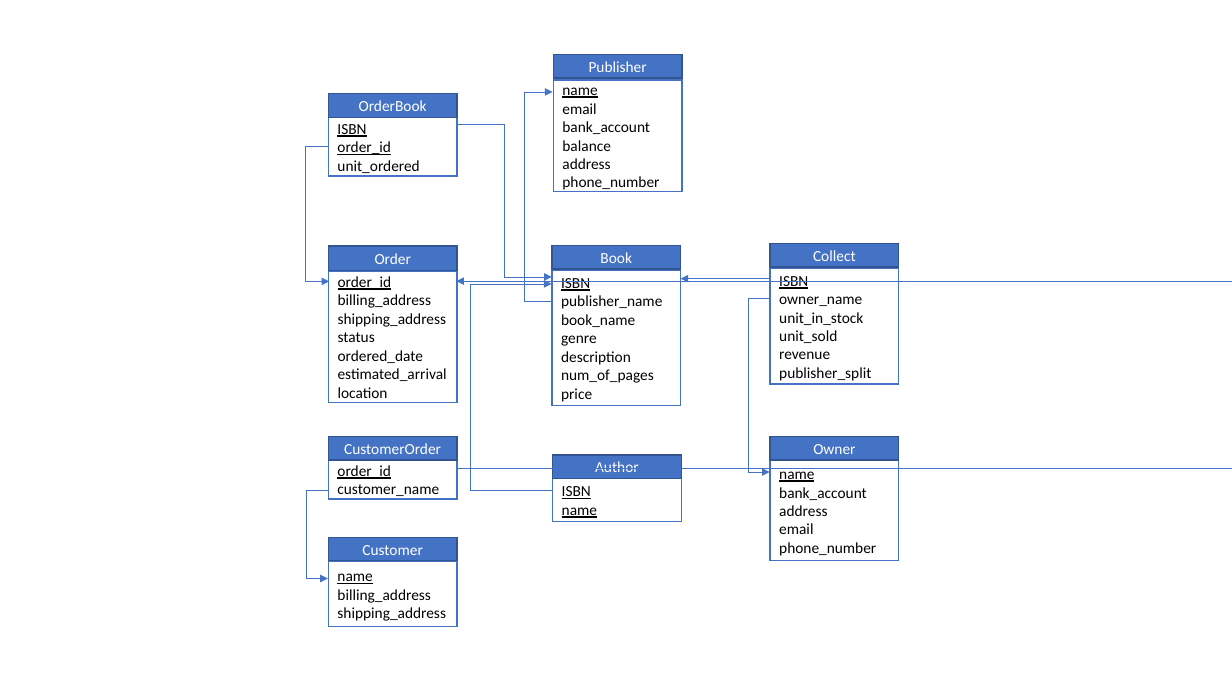
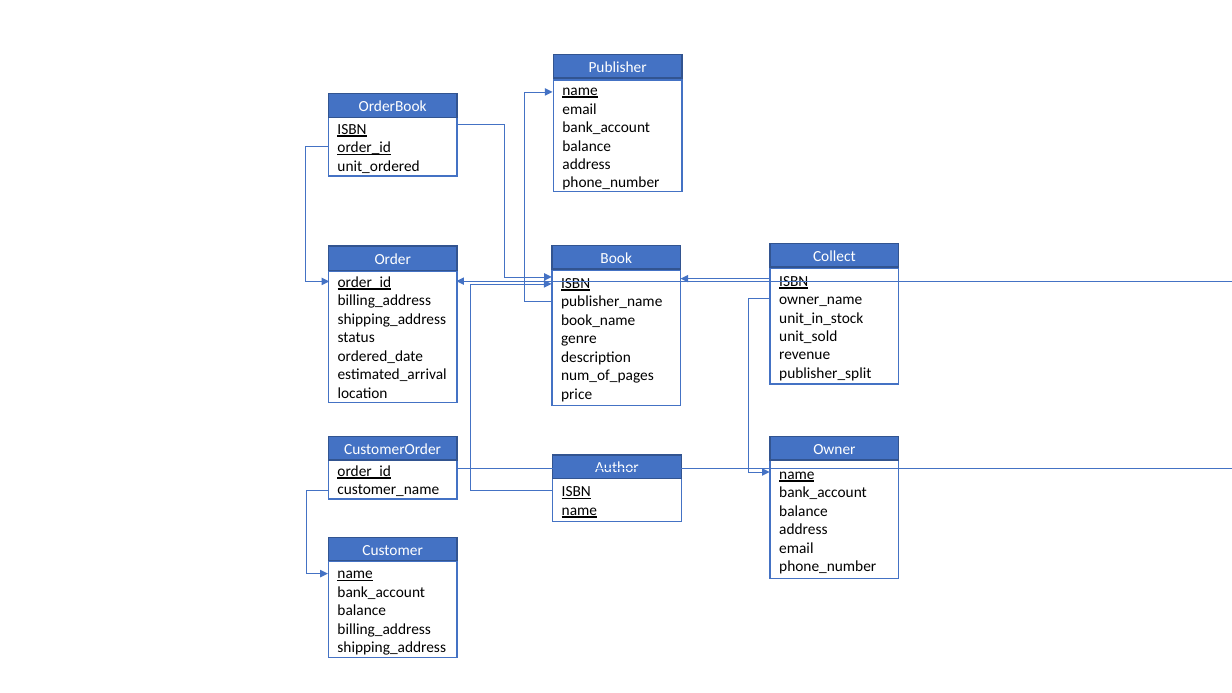
Before and after one commit to Tom1072/Look-Inna-Book, a slide deck: slide 4 of Look Inna Book Planning.pptx. Drawn at 1232x693 pixels with LibreOffice and Linux fonts; fonts in the diff are those of the drawing. Boxes give left, top, right and bottom in pixels: in the first picture for what was removed or moved away, otherwise in the second. Text is boxed around its words. In the diff, an @@ line names an element or a change of style, - is before the commit and + after.

Commit message:
Complete customer checkout by performing necessary update in balance and sale record, added customer and owner balance, added collection revenue expense and profit

```diff
--- a/Look Inna Book Planning.pptx
+++ b/Look Inna Book Planning.pptx
@@ rectangle "name": place and size @@
-rectangle "name" at box(770, 460, 898, 561)
+rectangle "name" at box(770, 460, 898, 579)
@@ elbow arrow moved from (329, 491) - (328, 579) to (329, 491) - (328, 574) @@
@@ text in rectangle at box(779, 505, 828, 516): paragraph added @@
+balance
@@ rectangle "name": place and size @@
-rectangle "name" at box(328, 562, 457, 627)
+rectangle "name" at box(328, 562, 457, 658)
@@ text in rectangle at box(337, 586, 425, 615): paragraphs added @@
+bank_account
+balance
```
Also in this commit, not shown: 1 other slide changed, 9 other files.
